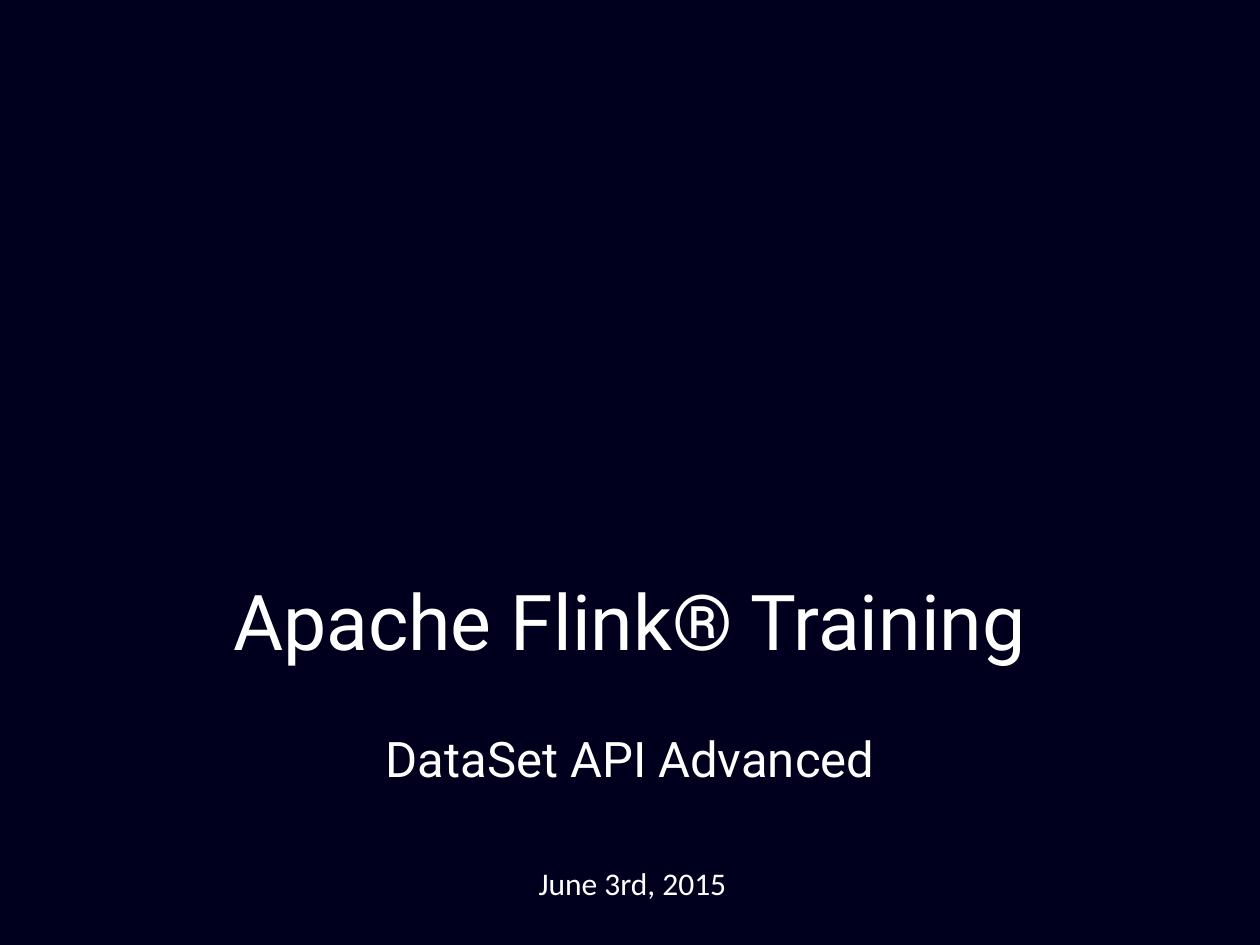
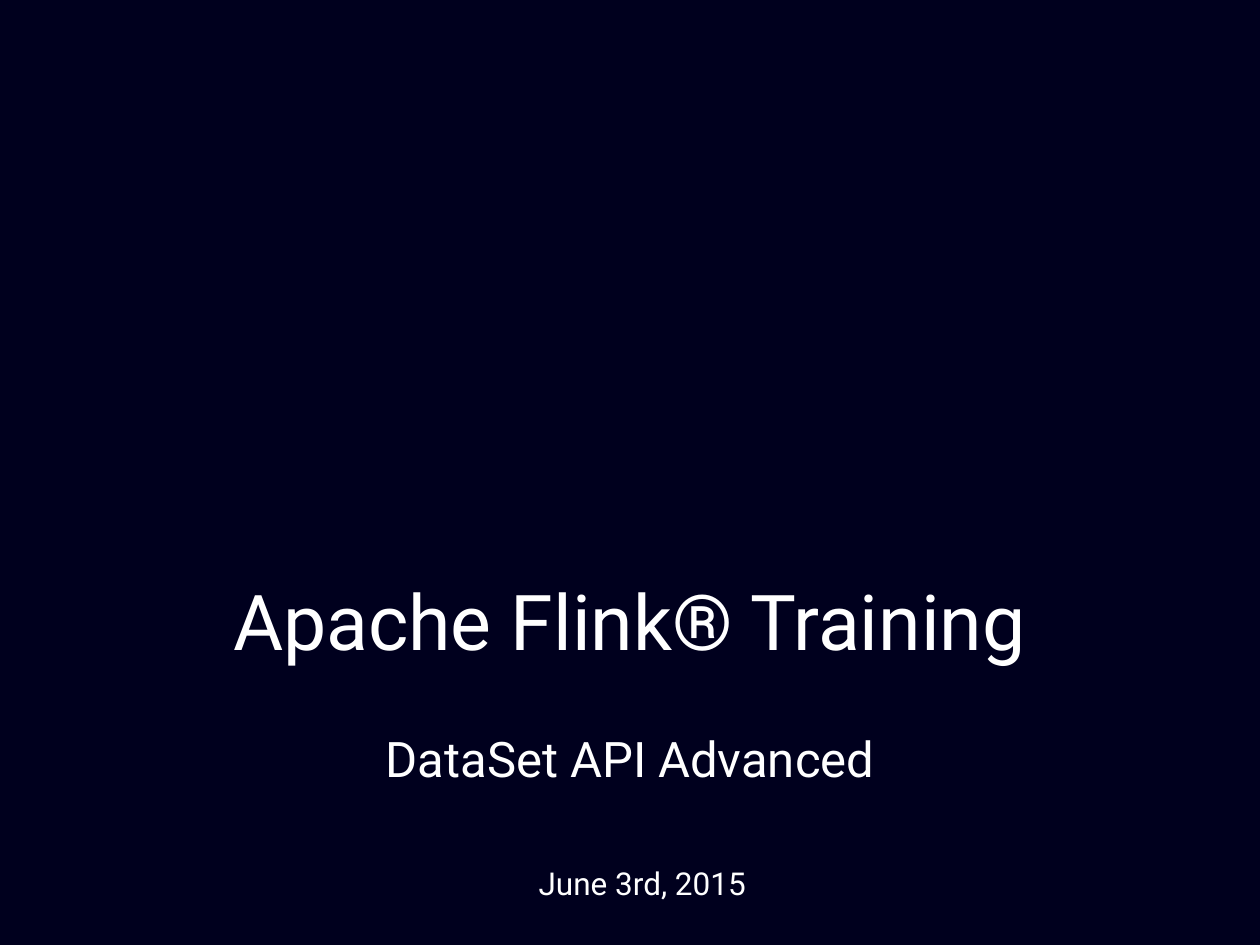
Before and after one commit to dataArtisans/flink-training-web, a slide deck: slide 1 of slides/flink_batch_advanced.pptx. Drawn at 1260x945 pixels with LibreOffice and Linux fonts; fonts in the diff are those of the drawing; background and template pictures are left out. Boxes give left, top, right and bottom in pixels: in the first picture for what was removed or moved away, otherwise in the second. Text is boxed around its words. In the diff, an @@ line names an element or a change of style, - is before the commit and + after.

```diff
--- a/slides/flink_batch_advanced.pptx
+++ b/slides/flink_batch_advanced.pptx
@@ text "June 3rd, 2015" at bbox=[539, 871, 746, 899]: font Calibri to Roboto @@
```
Also in this commit, not shown: 10 other slides changed, 10 slides added, 7 slides removed.
